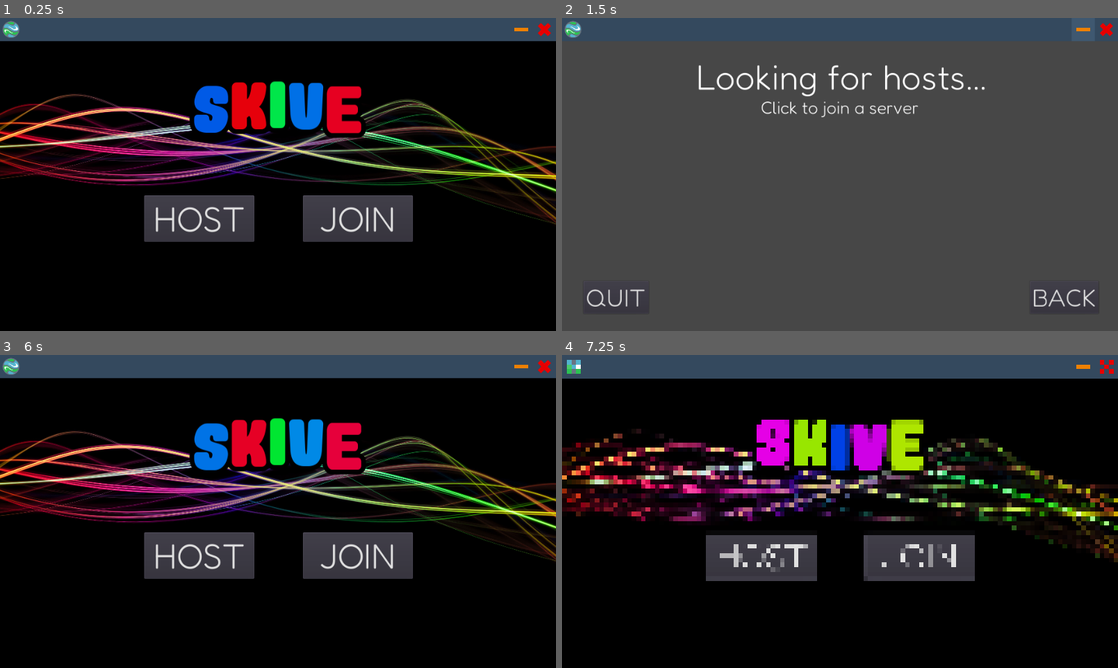
Above: before the commit, frames 1-4 (two rows, left to right).
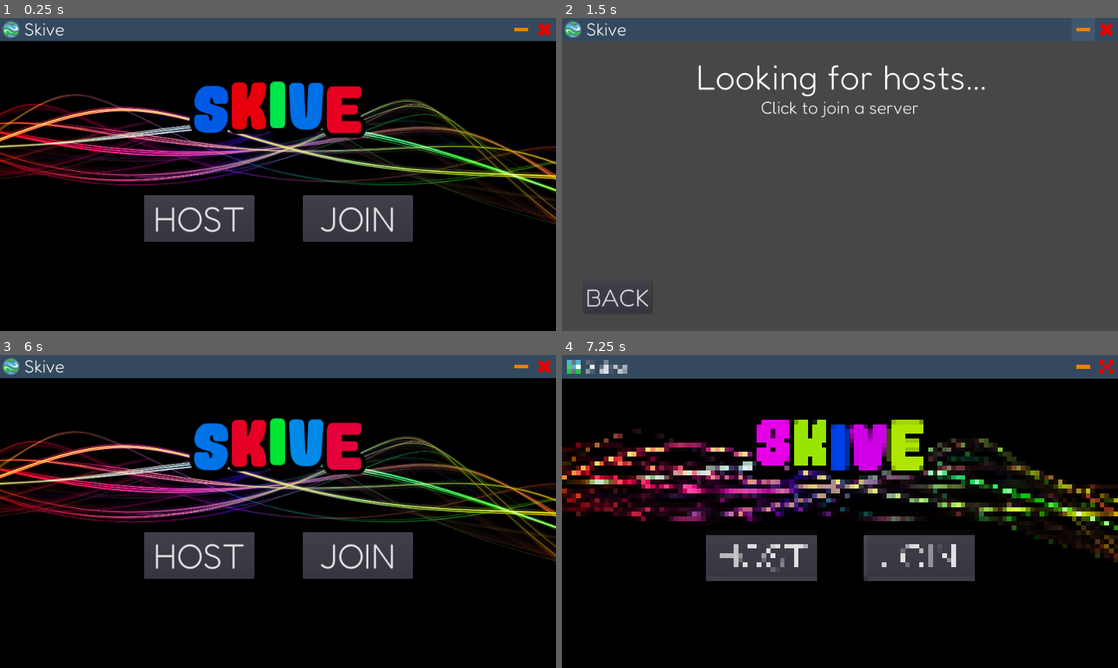
Above: after the commit, the same moments.

Repository: RitleDev/Skive
Game: Godot game, scene res://Assets/Scenes/SceneManager.tscn
Same seed, same stepped clock (60 frames per second), same inputs: the game is played once before the commit and once after it.
Inputs (mouse positions are in pixels of both pictures, inside the frame that each line leads up to):
- Up to frame 1 (0.25 s): no input
- Up to frame 2 (1.5 s): click "JOIN" at 0.5 s; click (1084, 30) at 1.25 s
- Up to frame 3 (6 s): click (11, 367) at 2 s; click (522, 367) at 2.75 s; click (11, 367) at 3.5 s; click (522, 367) at 4.25 s; click (11, 367) at 5 s; click "BACK" at 5.75 s
- Up to frame 4 (7.25 s): drag from (840, 367) to (895, 442) at 6.52 s

The runs differ from the first frame. In frame 1, 0.1% of the frame differs, in the area x 4-12%, y 1-6%; in frame 2, 0.6%, in the area x 4-96%, y 1-93%; in frame 3, 0.1%; in frame 4, 0.2%.

Commit message:
A few UI changes & Improvements
Removed unnecessary buttons and Improved the app border.
Also fixed host console bug which the console fully clears when getting full.

Diff:
--- a/Assets/Scenes/Host.tscn
+++ b/Assets/Scenes/Host.tscn
@@ -1,6 +1,5 @@
-[gd_scene load_steps=15 format=2]
+[gd_scene load_steps=12 format=2]
 
-[ext_resource path="res://Assets/Scripts/QuitButton.gd" type="Script" id=1]
 [ext_resource path="res://Assets/Dynamic Fonts/TextBox.tres" type="DynamicFont" id=2]
 [ext_resource path="res://Assets/Scripts/HostNet.gd" type="Script" id=3]
 [ext_resource path="res://Assets/Scripts/ChangeScene.gd" type="Script" id=4]
@@ -13,12 +12,6 @@
 [sub_resource type="StyleBoxEmpty" id=4]
 
 [sub_resource type="GDScript" id=5]
-
-[sub_resource type="StyleBoxFlat" id=6]
-bg_color = Color( 0.819608, 0.0431373, 0.0431373, 1 )
-
-[sub_resource type="StyleBoxFlat" id=7]
-bg_color = Color( 0.698039, 0.0941176, 0.0941176, 1 )
 
 [sub_resource type="StyleBoxFlat" id=8]
 bg_color = Color( 0.0431373, 0.4, 0.819608, 1 )
@@ -110,22 +103,6 @@
 clip_text = true
 script = SubResource( 5 )
 
-[node name="QuitButton" type="Button" parent="NetworkSetup"]
-anchor_left = 0.039
-anchor_top = 0.841
-anchor_right = 0.156
-anchor_bottom = 0.944
-margin_left = -0.440006
-margin_top = -0.140076
-margin_right = 48.24
-margin_bottom = 24.24
-rect_scale = Vector2( 0.7, 0.7 )
-custom_fonts/font = ExtResource( 5 )
-custom_styles/hover = SubResource( 6 )
-custom_styles/pressed = SubResource( 7 )
-text = "QUIT"
-script = ExtResource( 1 )
-
 [node name="ActivityTimer" type="Timer" parent="NetworkSetup"]
 wait_time = 5.0
 autostart = true
@@ -133,11 +110,11 @@
 [node name="Back" type="Button" parent="NetworkSetup"]
 anchor_left = 0.039
 anchor_top = 0.841
-anchor_right = 0.156
+anchor_right = 0.162
 anchor_bottom = 0.944
-margin_left = 131.56
-margin_top = -0.140076
-margin_right = 188.24
+margin_left = -0.439976
+margin_top = -0.140045
+margin_right = 50.48
 margin_bottom = 24.24
 rect_scale = Vector2( 0.7, 0.7 )
 custom_fonts/font = ExtResource( 5 )
@@ -161,7 +138,6 @@
 
 [node name="Camera2D" type="Camera2D" parent="."]
 position = Vector2( 480, 270 )
-current = true
 
 [node name="SendAudioTimer" type="Timer" parent="."]
 wait_time = 0.05
@@ -174,7 +150,6 @@
 
 [connection signal="text_changed" from="NetworkSetup/LineEdit" to="NetworkSetup" method="_on_LineEdit_text_changed"]
 [connection signal="pressed" from="NetworkSetup/StatusButton" to="NetworkSetup" method="_on_StatusButton_pressed"]
-[connection signal="pressed" from="NetworkSetup/QuitButton" to="." method="_on_QuitButton_pressed"]
 [connection signal="timeout" from="NetworkSetup/ActivityTimer" to="NetworkSetup" method="_on_ActivityTimer_timeout"]
 [connection signal="pressed" from="NetworkSetup/Back" to="." method="_on_Back_pressed"]
 [connection signal="timeout" from="SendAudioTimer" to="NetworkSetup" method="_on_SendAudioTimer_timeout"]
--- a/Assets/Scenes/Main.tscn
+++ b/Assets/Scenes/Main.tscn
@@ -53,7 +53,7 @@
 margin_left = -236.0
 margin_top = -234.0
 margin_right = 236.0
-margin_bottom = -46.0
+margin_bottom = -12.0
 grow_horizontal = 2
 grow_vertical = 2
 rect_pivot_offset = Vector2( 236, 94 )
--- a/Assets/Scenes/SceneManager.tscn
+++ b/Assets/Scenes/SceneManager.tscn
@@ -13,6 +13,7 @@
 [ext_resource path="res://Assets/Scenes/MinimizeButton.gd" type="Script" id=11]
 [ext_resource path="res://Skive_logo_temp.png" type="Texture" id=12]
 [ext_resource path="res://Assets/Scenes/SkiveButton.gd" type="Script" id=13]
+[ext_resource path="res://Assets/Dynamic Fonts/TextBox.tres" type="DynamicFont" id=14]
 
 [sub_resource type="StyleBoxTexture" id=1]
 texture = ExtResource( 4 )
@@ -111,6 +112,14 @@
 icon = ExtResource( 12 )
 script = ExtResource( 13 )
 
+[node name="RichTextLabel" type="RichTextLabel" parent="TitleBar"]
+margin_left = 42.0
+margin_right = 254.0
+margin_bottom = 40.0
+mouse_filter = 2
+custom_fonts/normal_font = ExtResource( 14 )
+text = "Skive"
+
 [connection signal="gui_input" from="TitleBar" to="TitleBar" method="_on_TitleBar_gui_input"]
 [connection signal="pressed" from="TitleBar/MinimizeButton" to="TitleBar/MinimizeButton" method="_on_MinimizeButton_pressed"]
 [connection signal="pressed" from="TitleBar/SkiveButton" to="TitleBar/SkiveButton" method="_on_SkiveButton_pressed"]
--- a/Assets/Scenes/SearchHosts.tscn
+++ b/Assets/Scenes/SearchHosts.tscn
@@ -1,16 +1,9 @@
-[gd_scene load_steps=10 format=2]
+[gd_scene load_steps=7 format=2]
 
 [ext_resource path="res://Assets/Scripts/Discover.gd" type="Script" id=1]
 [ext_resource path="res://Assets/Dynamic Fonts/basic.tres" type="DynamicFont" id=2]
 [ext_resource path="res://Assets/Dynamic Fonts/TextBox.tres" type="DynamicFont" id=3]
 [ext_resource path="res://Assets/Scripts/ChangeScene.gd" type="Script" id=4]
-[ext_resource path="res://Assets/Scripts/QuitButton.gd" type="Script" id=5]
-
-[sub_resource type="StyleBoxFlat" id=1]
-bg_color = Color( 0.819608, 0.0431373, 0.0431373, 1 )
-
-[sub_resource type="StyleBoxFlat" id=2]
-bg_color = Color( 0.698039, 0.0941176, 0.0941176, 1 )
 
 [sub_resource type="StyleBoxFlat" id=3]
 bg_color = Color( 0.0431373, 0.4, 0.819608, 1 )
@@ -72,30 +65,14 @@
 custom_fonts/normal_font = ExtResource( 3 )
 text = "Click to join a server"
 
-[node name="QuitButton" type="Button" parent="Control"]
-anchor_left = 0.039
-anchor_top = 0.841
-anchor_right = 0.156
-anchor_bottom = 0.944
-margin_left = -0.440006
-margin_top = -0.140076
-margin_right = 48.24
-margin_bottom = 24.24
-rect_scale = Vector2( 0.7, 0.7 )
-custom_fonts/font = ExtResource( 2 )
-custom_styles/hover = SubResource( 1 )
-custom_styles/pressed = SubResource( 2 )
-text = "QUIT"
-script = ExtResource( 5 )
-
 [node name="Back2" type="Button" parent="Control"]
 anchor_left = 0.039
 anchor_top = 0.841
 anchor_right = 0.156
 anchor_bottom = 0.944
-margin_left = 770.56
+margin_left = -0.439877
 margin_top = -0.140045
-margin_right = 827.24
+margin_right = 56.2401
 margin_bottom = 24.24
 rect_scale = Vector2( 0.7, 0.7 )
 custom_fonts/font = ExtResource( 2 )
--- a/Assets/Scenes/User.tscn
+++ b/Assets/Scenes/User.tscn
@@ -1,18 +1,11 @@
-[gd_scene load_steps=11 format=2]
+[gd_scene load_steps=8 format=2]
 
-[ext_resource path="res://Assets/Scripts/QuitButton.gd" type="Script" id=1]
 [ext_resource path="res://Assets/Scripts/ChangeScene.gd" type="Script" id=2]
 [ext_resource path="res://Assets/Scripts/UserNet.gd" type="Script" id=3]
 [ext_resource path="res://Assets/Dynamic Fonts/basic.tres" type="DynamicFont" id=5]
 
 [sub_resource type="AudioStreamGenerator" id=2]
 buffer_length = 0.1
-
-[sub_resource type="StyleBoxFlat" id=4]
-bg_color = Color( 0.819608, 0.0431373, 0.0431373, 1 )
-
-[sub_resource type="StyleBoxFlat" id=5]
-bg_color = Color( 0.698039, 0.0941176, 0.0941176, 1 )
 
 [sub_resource type="StyleBoxFlat" id=6]
 bg_color = Color( 0.0431373, 0.4, 0.819608, 1 )
@@ -79,30 +72,14 @@
 bbcode_text = "[center]Connecting![/center]"
 text = "Connecting!"
 
-[node name="QuitButton" type="Button" parent="NetworkSetup"]
-anchor_left = 0.039
-anchor_top = 0.841
-anchor_right = 0.156
-anchor_bottom = 0.944
-margin_left = -0.440006
-margin_top = -0.140076
-margin_right = 48.24
-margin_bottom = 24.24
-rect_scale = Vector2( 0.7, 0.7 )
-custom_fonts/font = ExtResource( 5 )
-custom_styles/hover = SubResource( 4 )
-custom_styles/pressed = SubResource( 5 )
-text = "QUIT"
-script = ExtResource( 1 )
-
 [node name="Back" type="Button" parent="NetworkSetup"]
 anchor_left = 0.039
 anchor_top = 0.841
 anchor_right = 0.156
 anchor_bottom = 0.944
-margin_left = 770.56
-margin_top = -0.140045
-margin_right = 827.24
+margin_left = -0.440002
+margin_top = -0.140015
+margin_right = 56.24
 margin_bottom = 24.24
 rect_scale = Vector2( 0.7, 0.7 )
 custom_fonts/font = ExtResource( 5 )
@@ -128,7 +105,6 @@
 
 [connection signal="pressed" from="NetworkSetup/ServerButton" to="NetworkSetup" method="_on_ServerButton_pressed"]
 [connection signal="pressed" from="NetworkSetup/ClientButton" to="NetworkSetup" method="_on_ClientButton_pressed"]
-[connection signal="pressed" from="NetworkSetup/QuitButton" to="." method="_on_QuitButton_pressed"]
 [connection signal="pressed" from="NetworkSetup/Back" to="." method="_on_Back_pressed"]
 [connection signal="timeout" from="NetworkSetup/ActivityTimer" to="NetworkSetup" method="_on_ActivityTimer_timeout"]
 [connection signal="timeout" from="SendAudioTimer" to="NetworkSetup" method="_on_SendAudioTimer_timeout"]
--- a/Assets/Scripts/HostNet.gd
+++ b/Assets/Scripts/HostNet.gd
@@ -413,10 +413,10 @@
 
 func add_line(text: String):
 	text_locker.lock()
-	$Console.text +=  text + '\r\n'
+	$Console.text +=  text + '\n'
 	var current_line = $Console.get_line_count()
 	if current_line > 7:  # Erasing the top line.
-		var txt = $Console.text.split('\r\n')
+		var txt = $Console.text.split('\n')
 		$Console.text = $Console.text.substr(txt[0].length() + 1, -1)
 	#$Console.scroll_vertical = current_line
 	text_locker.unlock()
--- a/project.godot
+++ b/project.godot
@@ -76,6 +76,10 @@
  ]
 }
 
+[logging]
+
+file_logging/enable_file_logging.pc=false
+
 [physics]
 
 common/physics_fps=100
Not shown: 1 places in Assets/Scenes/SceneManager.tscn that only renumber resources
